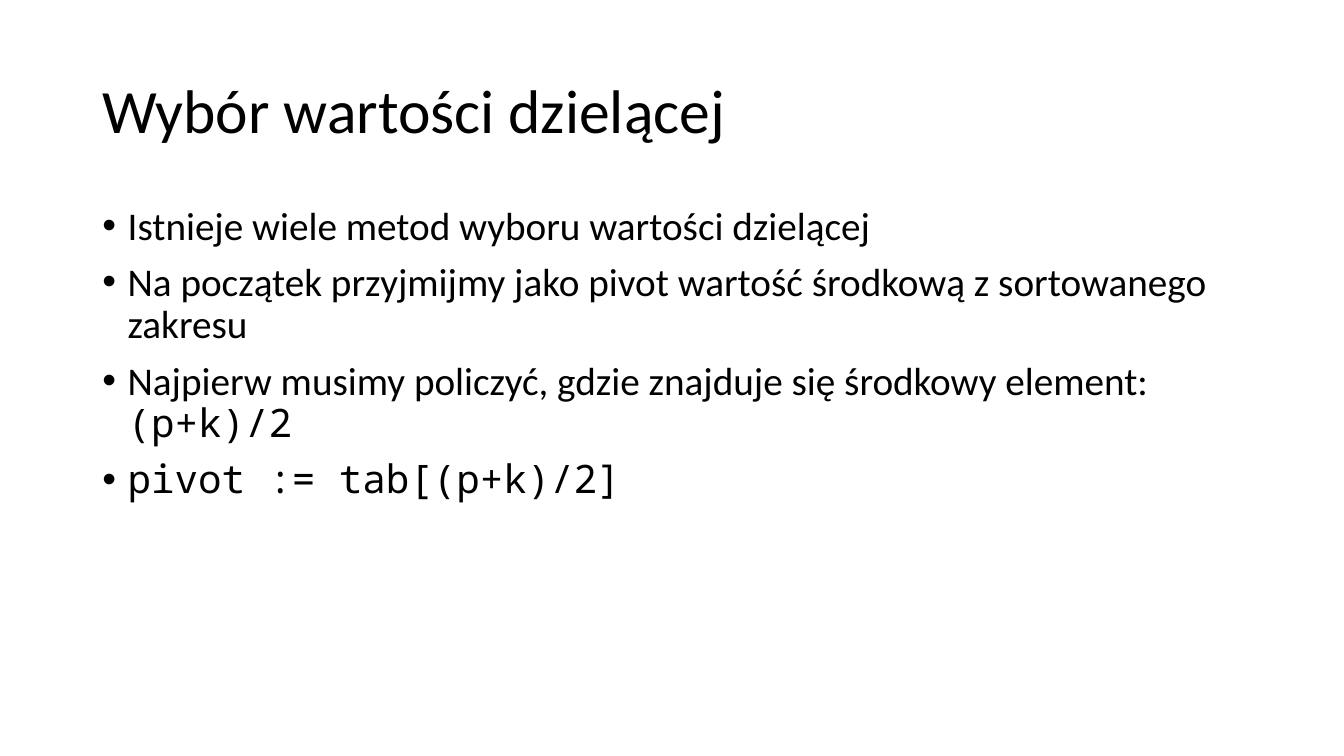
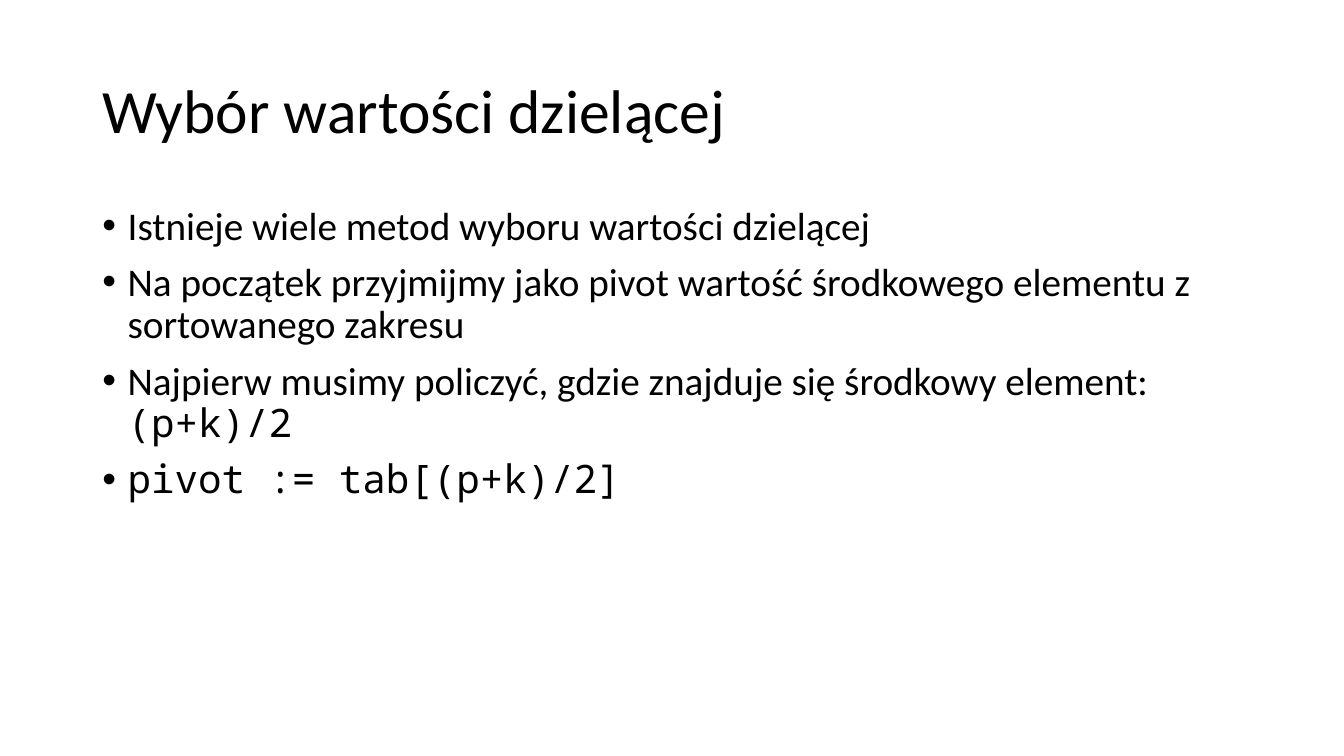
Before and after one commit to blackbat13/CS-HTiEW, a slide deck: slide 5 of Wprowadzenie do rekurencji 2/III. Wprowadzenie do rekurencji 3/Sortowanie Szybkie - implementacja.pptx. Drawn at 1344x756 pixels with LibreOffice and Linux fonts; fonts in the diff are those of the drawing. Boxes give left, top, right and bottom in pixels: in the first picture for what was removed or moved away, otherwise in the second. Text is boxed around its words. In the diff, an @@ line names an element or a change of style, - is before the commit and + after.

```diff
--- a/Wprowadzenie do rekurencji 2/III. Wprowadzenie do rekurencji 3/Sortowanie Szybkie - implementacja.pptx
+++ b/Wprowadzenie do rekurencji 2/III. Wprowadzenie do rekurencji 3/Sortowanie Szybkie - implementacja.pptx
@@ text at (x1=128, y1=268, x2=1190, y2=345): text changed @@
-• Na początek przyjmijmy jako pivot wartość środkową z sortowanego zakresu
+• Na początek przyjmijmy jako pivot wartość środkowego elementu z sortowanego zakresu
```
Also in this commit, not shown: 1 other slide changed, 1 other file.
